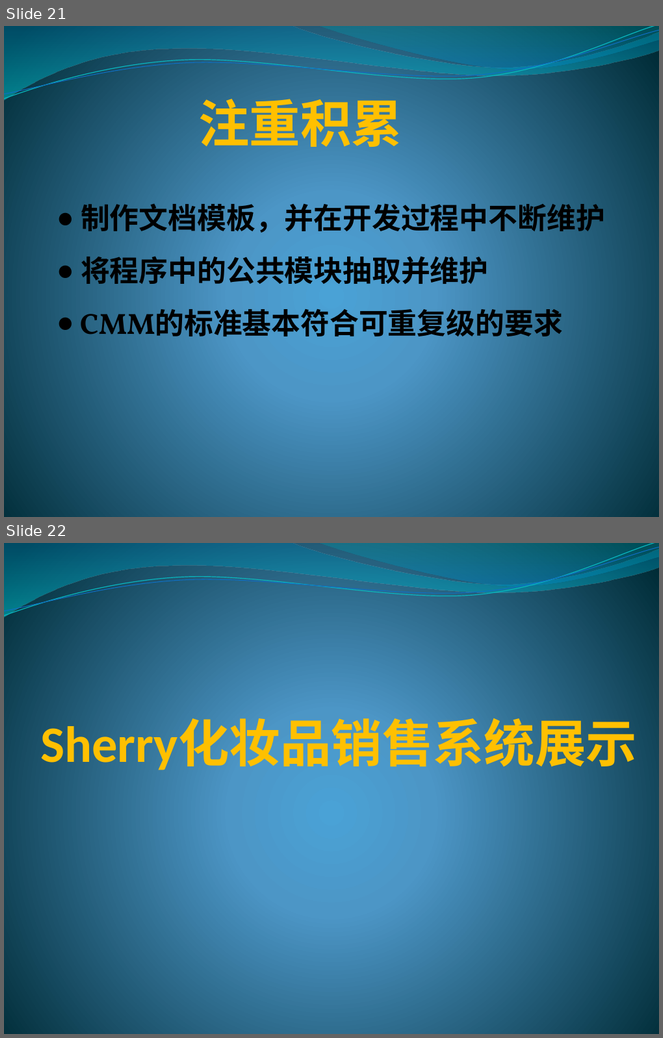
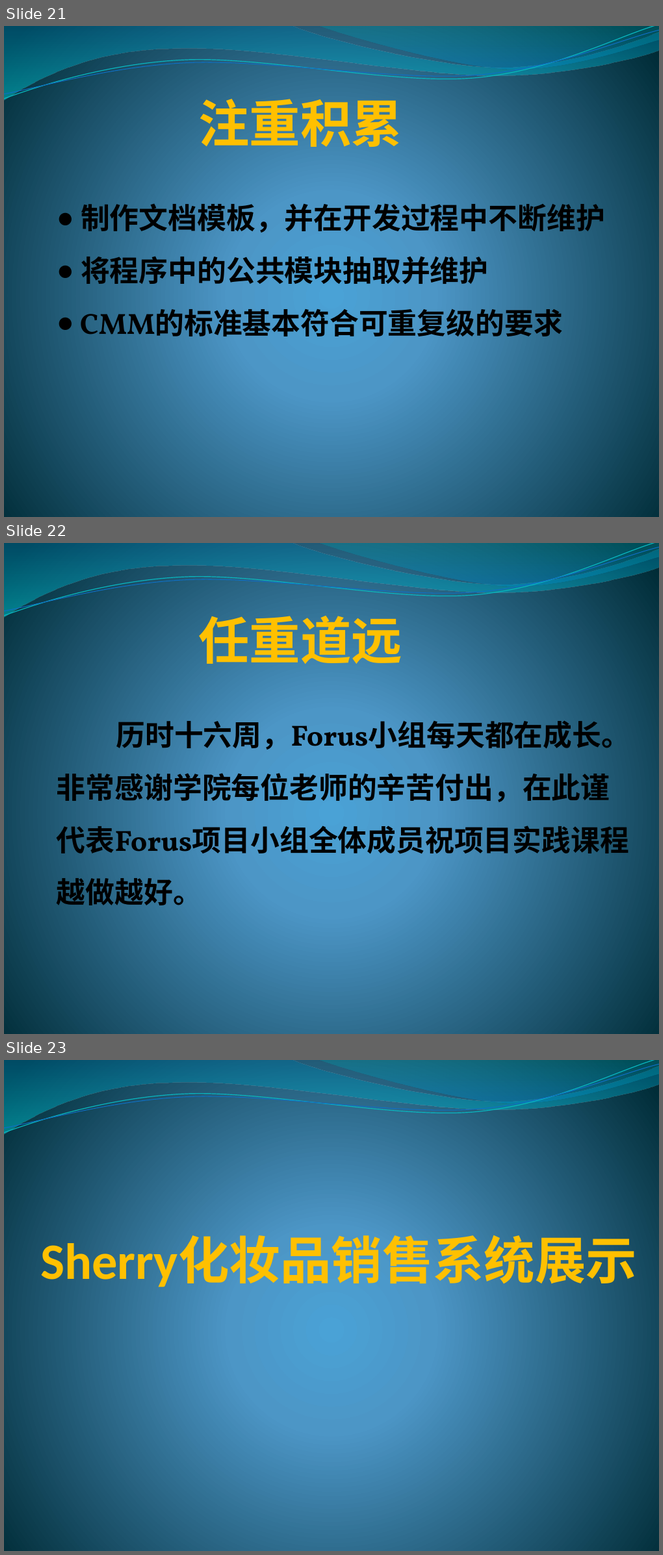
Before and after one commit to yaxing/sherry-forus, a slide deck: 项目相关文档/Sherry/项目监控/项目进展报告/项目答辩_2009-01-15_Forus.pptx. Shown one above the other, each under a label of ours: slides 21 and 22 before the commit, slides 21, 22 and 23 after it. The pictures are 663x1038 and 663x1555 pixels, drawn with LibreOffice and Linux fonts; fonts in the diff are those of the drawing. Boxes give left, top, right and bottom in pixels: in the first picture for what was removed or moved away, otherwise in the second. Text is boxed around its words. In the diff, an @@ line names an element or a change of style, - is before the commit and + after.

```diff
--- a/项目相关文档/Sherry/项目监控/项目进展报告/项目答辩_2009-01-15_Forus.pptx
+++ b/项目相关文档/Sherry/项目监控/项目进展报告/项目答辩_2009-01-15_Forus.pptx
@@ slide 22 added at <box>4,543,659,1034</box>, background gradient #4AA0D6 to #4C98C7 to #002C38; not listed: 4 template elements that a slide beside it also shows @@
@@ title added at <box>198,616,402,664</box>, 56 pt, text #FFC000, bold @@
+任重道远
@@ text added at <box>57,717,631,911</box>, 32 pt, text #000000, bold @@
+历时十六周，Forus小组每天都在成长。
+非常感谢学院每位老师的辛苦付出，在此谨
+代表Forus项目小组全体成员祝项目实践课程
+越做越好。
@@ what was slide 22 is now slide 23 @@
```
